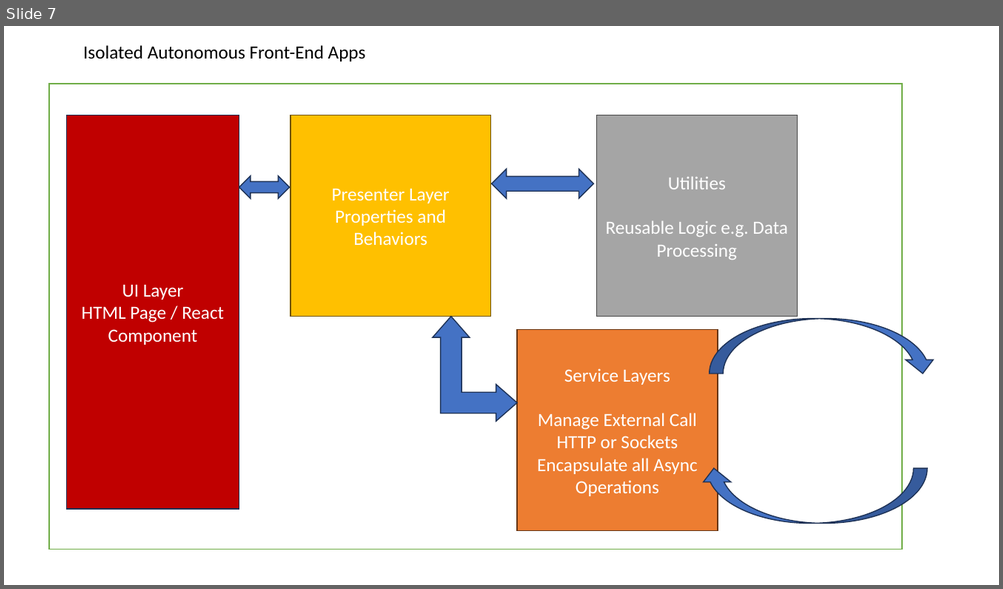
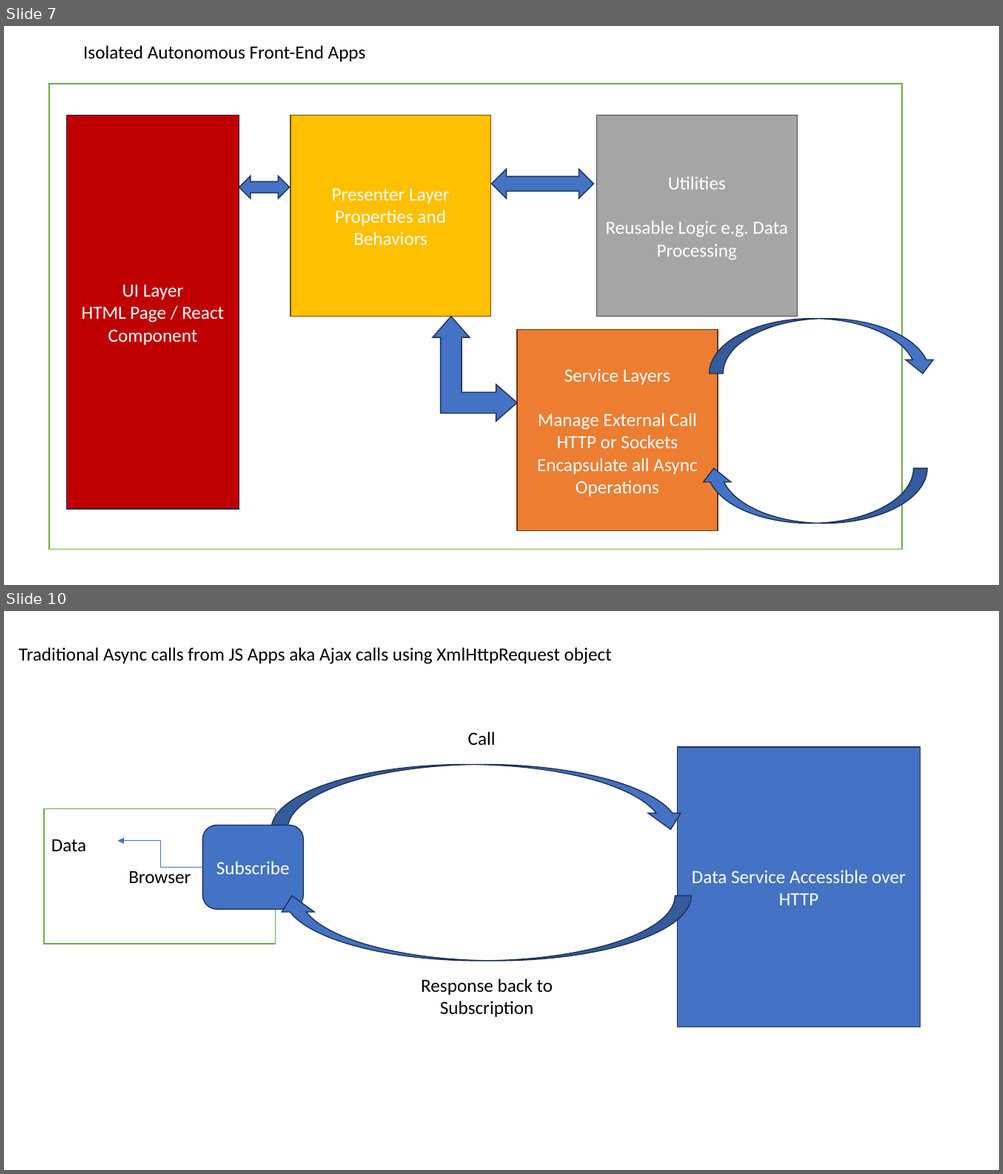
Before and after one commit to maheshsabnis/tscapita, a slide deck: TRaining_Im agesa.pptx. Shown one above the other, each under a label of ours: slide 7 before the commit, slides 7 and 10 after it; the slides between them are not shown. The pictures are 1003x589 and 1003x1174 pixels, drawn with LibreOffice and Linux fonts; fonts in the diff are those of the drawing. Boxes give left, top, right and bottom in pixels: in the first picture for what was removed or moved away, otherwise in the second. Text is boxed around its words. In the diff, an @@ line names an element or a change of style, - is before the commit and + after.

```diff
--- a/TRaining_Im agesa.pptx
+++ b/TRaining_Im agesa.pptx
@@ slide 10 added at (x1=4, y1=611, x2=999, y2=1170), background #FFFFFF @@
@@ text added at (x1=19, y1=647, x2=612, y2=664), 18 pt, text #000000 @@
+Traditional Async calls from JS Apps aka Ajax calls using XmlHttpRequest object
@@ text added at (x1=468, y1=732, x2=495, y2=746), 18 pt, text #000000 @@
+Call
@@ curved down arrow added at (x1=271, y1=765, x2=687, y2=829), fill #4472C4, outline #1E3256 1 pt @@
@@ rectangle added at (x1=677, y1=748, x2=920, y2=1028), fill #4472C4, outline #1E3256 1 pt, 18 pt, text #FFFFFF @@
+Data Service Accessible over HTTP
@@ rectangle added at (x1=43, y1=809, x2=275, y2=944), fill #FFFFFF, outline #70AD47 1 pt, 18 pt, text #000000 @@
+Browser
@@ rounded rectangle added at (x1=202, y1=825, x2=303, y2=909), fill #4472C4, outline #1E3256 1 pt, 18 pt, text #FFFFFF @@
+Subscribe
@@ text added at (x1=51, y1=839, x2=87, y2=852), 18 pt, text #000000 @@
+Data
@@ elbow arrow added from (202, 868) to (117, 841), #4472C4 0.5 pt @@
@@ curved down arrow added at (x1=276, y1=896, x2=691, y2=961), fill #4472C4, outline #1E3256 1 pt @@
@@ text added at (x1=421, y1=979, x2=552, y2=1017), 18 pt, text #000000 @@
+Response back to Subscription
```
Also in this commit, not shown: 5 other slides added, 29 other files.
